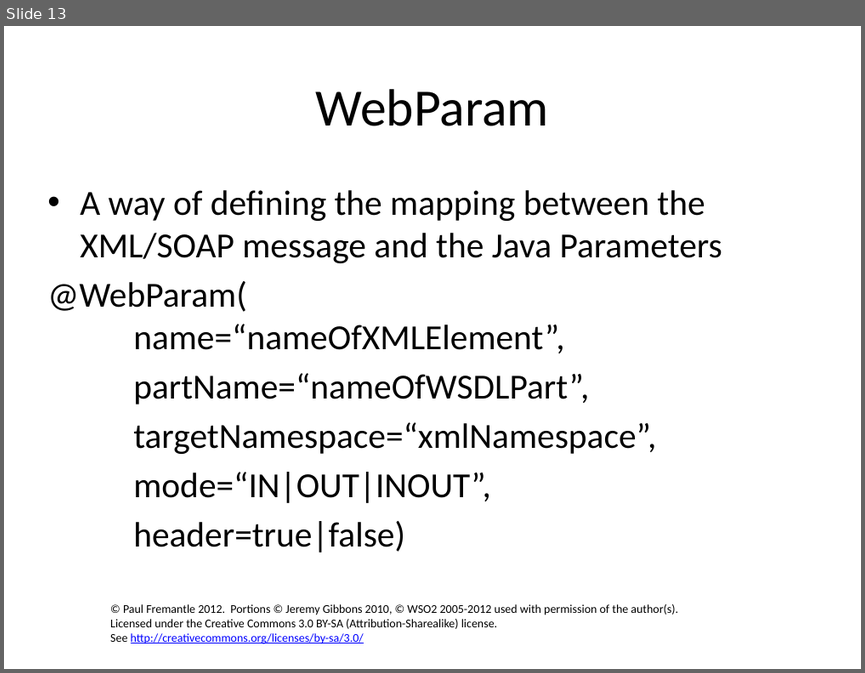
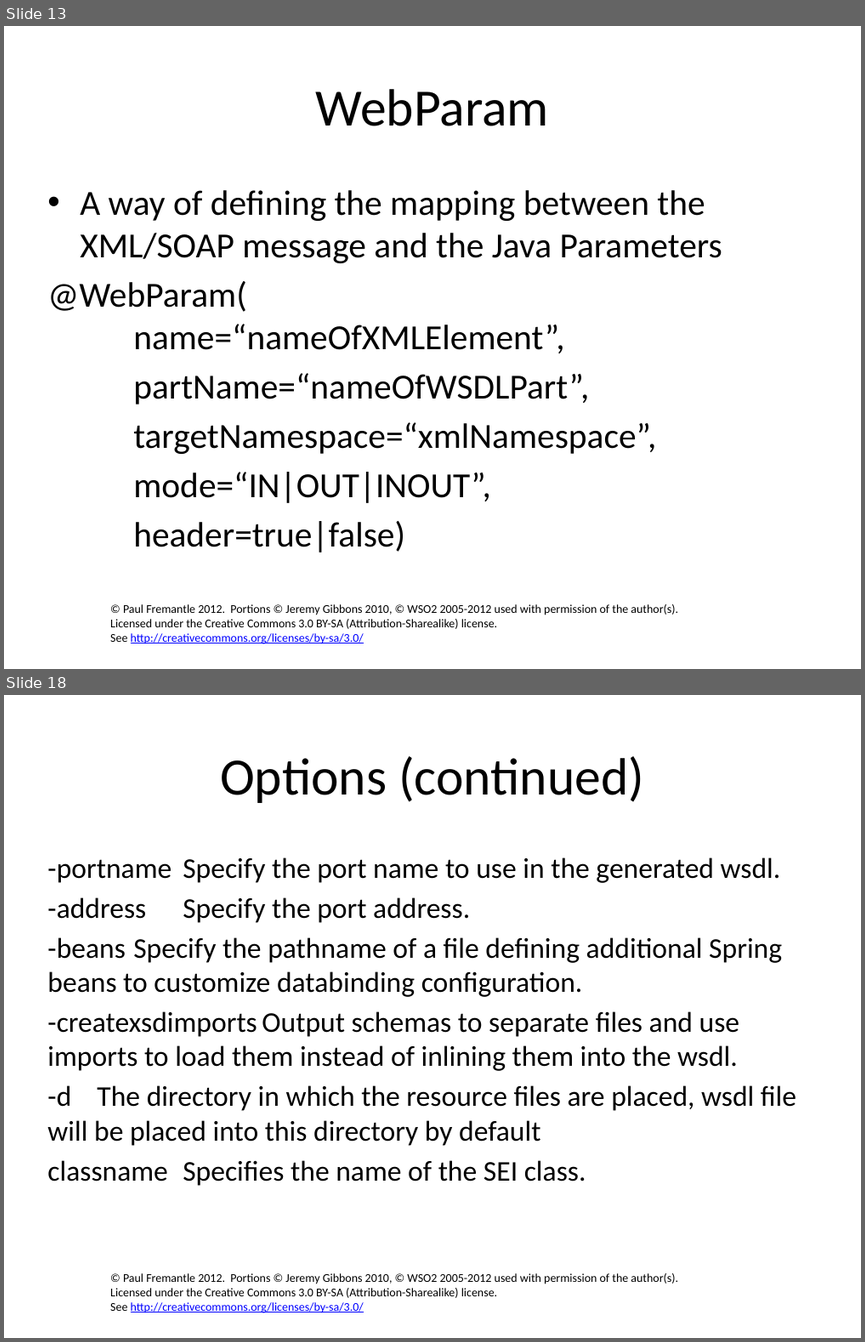
Before and after one commit to pzfreo/ox-soa-old, a slide deck: presentations/05-JAX-WS.pptx. Shown one above the other, each under a label of ours: slide 13 before the commit, slides 13 and 18 after it; the slides between them are not shown. The pictures are 865x673 and 865x1342 pixels, drawn with LibreOffice and Linux fonts; fonts in the diff are those of the drawing; background and template pictures are left out. Boxes give left, top, right and bottom in pixels: in the first picture for what was removed or moved away, otherwise in the second. Text is boxed around its words. In the diff, an @@ line names an element or a change of style, - is before the commit and + after.

```diff
--- a/presentations/05-JAX-WS.pptx
+++ b/presentations/05-JAX-WS.pptx
@@ slide 18 added at box(4, 695, 861, 1338), background #FFFFFF; not listed: 1 template element that a slide beside it also shows @@
@@ title added at box(220, 756, 644, 803), 44 pt, text #000000 @@
+Options (continued)
@@ text added at box(47, 857, 796, 1185), 24 pt, text #000000 @@
+-portname Specify the port name to use in the generated wsdl.
+-address Specify the port address.
+-beans Specify the pathname of a file defining additional Spring beans to customize databinding configuration.
+-createxsdimports Output schemas to separate files and use imports to load them instead of inlining them into the wsdl.
+-d The directory in which the resource files are placed, wsdl file will be placed into this directory by default
+classname Specifies the name of the SEI class.
```
Also in this commit, not shown: 1 slide changed, 8 other slides added, 1 slide removed, 1 other file.
